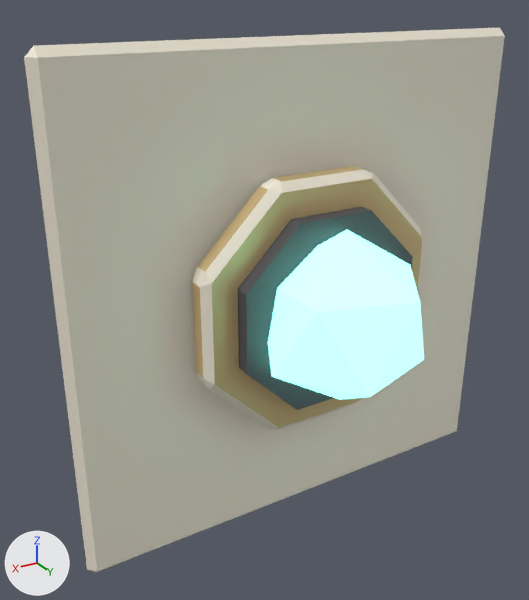
Two versions of the FBX model Assets/_Project/Art/Models/Kit/Disp_Light.fbx, one commit apart.
Rendered twice from a 50 mm lens placed at (0.748, 1.119, 0.558), pointed at (0.115, 0.063, 0.031). Arrows for +X, +Y and +Z are at lower left; the lights stay in place. The older version comes first. Where no turn or scale is listed for an object, it has been applied to the vertices.

The first picture shows 'Bulb', 'Disp_Light'.
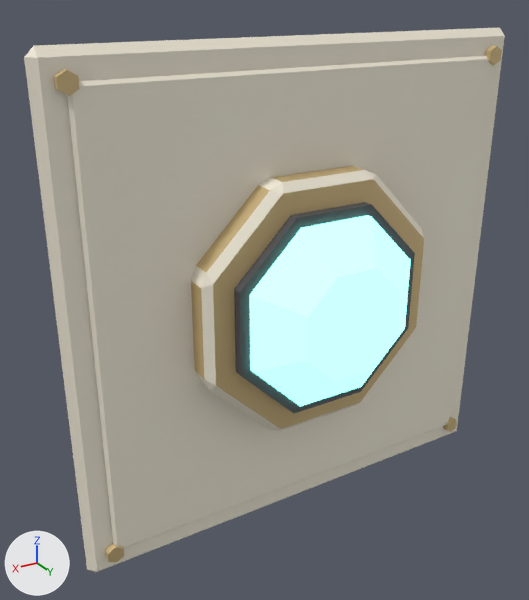
Diff of the bpy script that builds the scene:
```diff
--- a/Assets/_Project/Art/Models/Kit/Disp_Light.fbx.py
+++ b/Assets/_Project/Art/Models/Kit/Disp_Light.fbx.py
@@ me_disp_light_002 @@
 # used by ob_disp_light; location = (0.0, 0.0, 0.0)
-me_disp_light_002.from_pydata(...)  # 88 vertices, 86 faces; spans x -0.48..0.48, y 0.0..0.12, z -0.48..0.48
+me_disp_light_002.from_pydata(...)  # 152 vertices, 136 faces; spans x -0.48..0.48, y 0.0..0.115, z -0.48..0.48
+# me_disp_light_002 part 2: a new loose piece, a 6-sided cylinder along y spanning x 0.414..0.446, y 0.025..0.045, z -0.448..-0.412, in mat_metal (beige #ddc490)
+# me_disp_light_002 part 3: a new loose piece, a 6-sided cylinder along y spanning x 0.414..0.446, y 0.025..0.045, z 0.412..0.448, in mat_metal (beige #ddc490)
+# me_disp_light_002 part 4: a new loose piece, a 6-sided cylinder along y spanning x -0.446..-0.414, y 0.025..0.045, z -0.448..-0.412, in mat_metal (beige #ddc490)
+# me_disp_light_002 part 5: a new loose piece, a 6-sided cylinder along y spanning x -0.446..-0.414, y 0.025..0.045, z 0.412..0.448, in mat_metal (beige #ddc490)
+# me_disp_light_002 part 6: a new loose piece, an 8-sided cylinder along y spanning x -0.194..0.194, y 0.085..0.115, z -0.194..0.194, in mat_dark (dark grey #505055)
+# me_disp_light_002 part 7: the loose piece of 48 vertices spanning x -0.249..0.249, y 0.03..0.09, z -0.249..0.249 is rebuilt with 48 vertices and now spans x -0.249..0.249, y 0.025..0.095, z -0.249..0.249
+# me_disp_light_002 part 8: a new loose piece of 16 vertices spanning x -0.43..0.43, y 0.028..0.04, z -0.43..0.43, in mat_panel (pale yellow #f3ecda)
+# me_disp_light_002 part 9: the loose piece of 16 vertices spanning x -0.185..0.185, y 0.08..0.12, z -0.185..0.185 is deleted
 me_disp_light_002.materials.append(mat_panel)
@@ me_bulb_002 @@
 # used by ob_bulb; location = (0.0, 0.15, 0.0)
-me_bulb_002.from_pydata(...)  # 12 vertices, 20 faces; spans x -0.152..0.152, y -0.145..0.145, z -0.17..0.17
+me_bulb_002.from_pydata(...)  # 24 vertices, 19 faces; spans x -0.176..0.176, y -0.025..0.085, z -0.176..0.176
+# me_bulb_002 part 1: the whole mesh is rebuilt
 me_bulb_002.materials.append(mat_glow)
@@ ob_bulb @@
 ob_bulb = bpy.data.objects.new('Bulb', me_bulb_002)
-ob_bulb.location = (0.0, 0.15, 0.0)
+ob_bulb.location = (0.0, 0.1, 0.0)
```

Location of each change, [x1, y1, x2, y2] in pixels of the pictures (529 x 600 px):
'Bulb', reshaped, moved (13% taller)
    before: [268, 230, 424, 400]
    after: [250, 215, 411, 407]
part 2 of me_disp_light_002, added
    after: [105, 543, 124, 562]
part 3 of me_disp_light_002, added (beige)
    after: [54, 69, 80, 96]
part 4 of me_disp_light_002, added
    after: [443, 417, 457, 432]
part 5 of me_disp_light_002, added
    after: [485, 46, 502, 65]
part 6 of me_disp_light_002, added
    after: [234, 202, 415, 413]
part 7 of me_disp_light_002, rebuilt
    before: [192, 166, 423, 429]
    after: [191, 166, 424, 431]
part 8 of me_disp_light_002, added (pale yellow)
    after: [67, 56, 491, 548]
part 9 of me_disp_light_002, deleted
    before: [238, 207, 413, 410]
